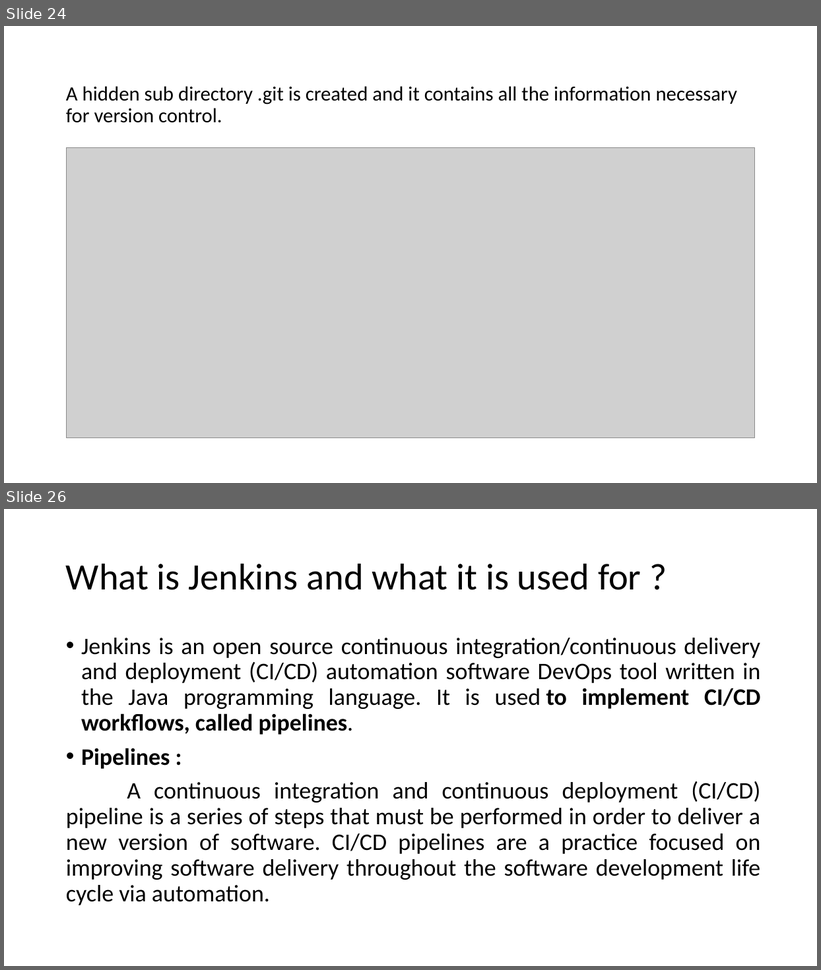
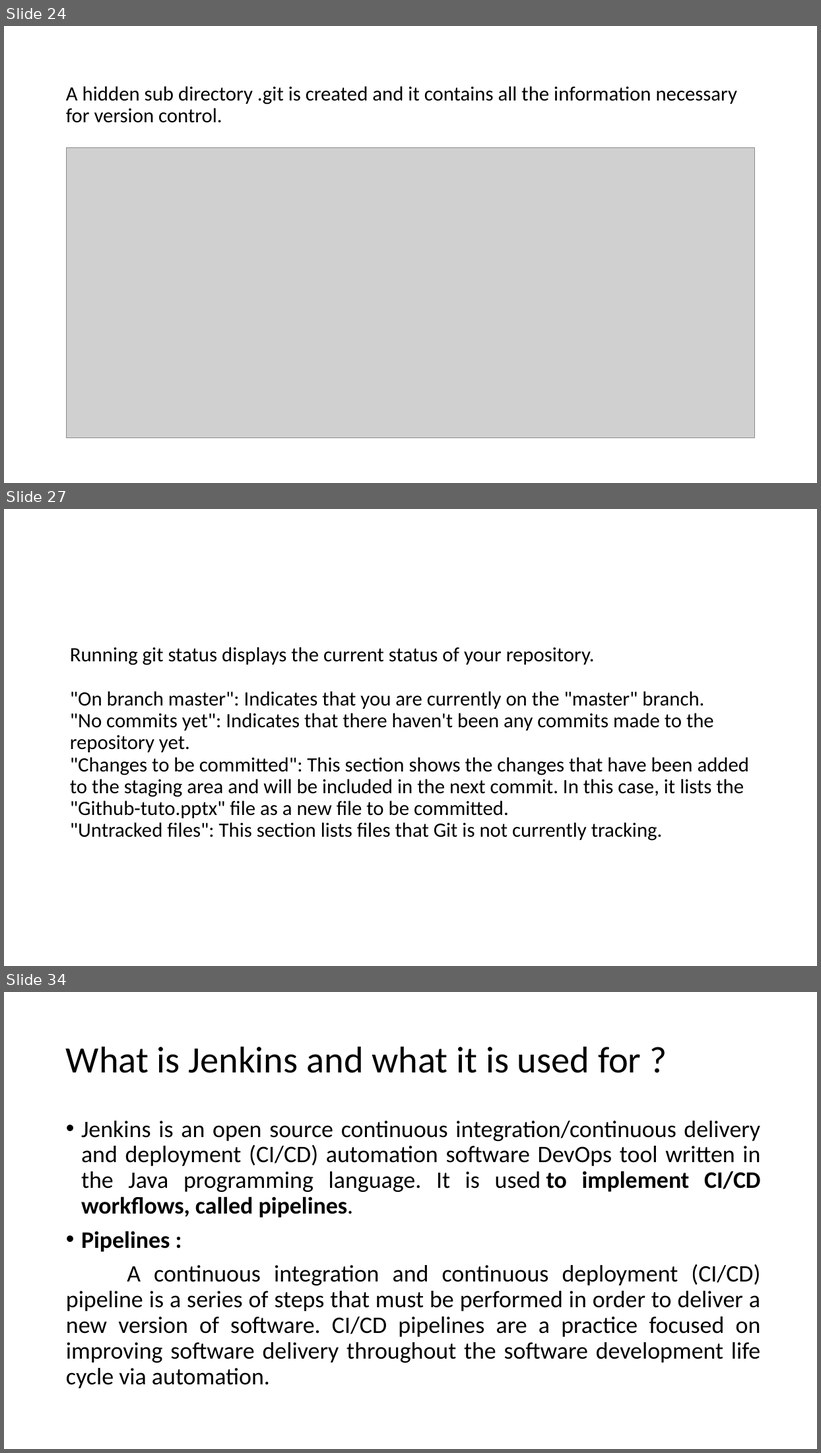
Before and after one commit to SkinnySyd/tutoGithub, a slide deck: Github-tuto.pptx. Shown one above the other, each under a label of ours: slides 24 and 26 before the commit, slides 24, 27 and 34 after it; the slides between them are not shown. The pictures are 821x970 and 821x1453 pixels, drawn with LibreOffice and Linux fonts; fonts in the diff are those of the drawing; grey boxes stand for pictures. Boxes give left, top, right and bottom in pixels: in the first picture for what was removed or moved away, otherwise in the second. Text is boxed around its words. In the diff, an @@ line names an element or a change of style, - is before the commit and + after.

```diff
--- a/Github-tuto.pptx
+++ b/Github-tuto.pptx
@@ slide 27 added at (x1=4, y1=509, x2=817, y2=966), background #FFFFFF @@
@@ title added at (x1=70, y1=647, x2=750, y2=841), 24 pt, text #000000 @@
+Running git status displays the current status of your repository.
+"On branch master": Indicates that you are currently on the "master" branch.
+"No commits yet": Indicates that there haven't been any commits made to the repository yet.
+"Changes to be committed": This section shows the changes that have been added to the staging area and will be included in the next commit. In this case, it lists the "Github-tuto.pptx" file as a new file to be committed.
+"Untracked files": This section lists files that Git is not currently tracking.
@@ what was slide 26 is now slide 34 @@
```
Also in this commit, not shown: 1 slide changed, 7 other slides added.
